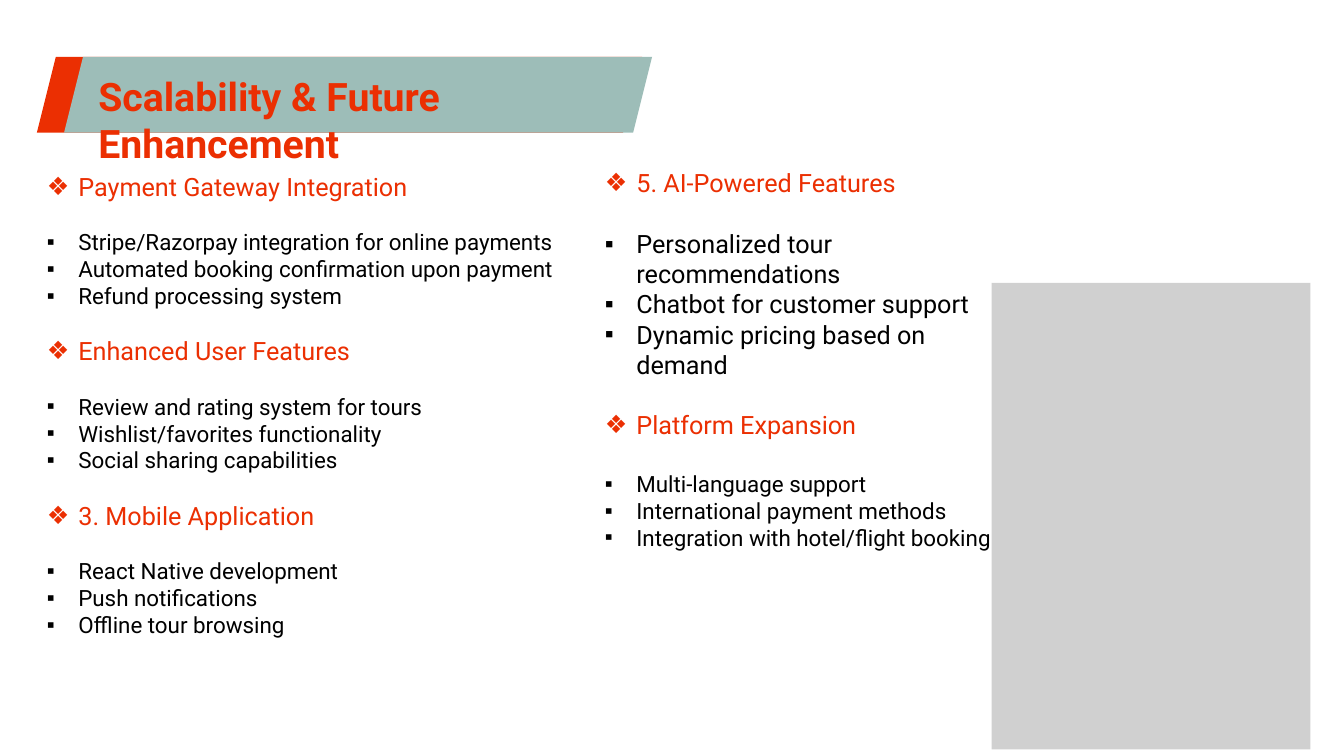
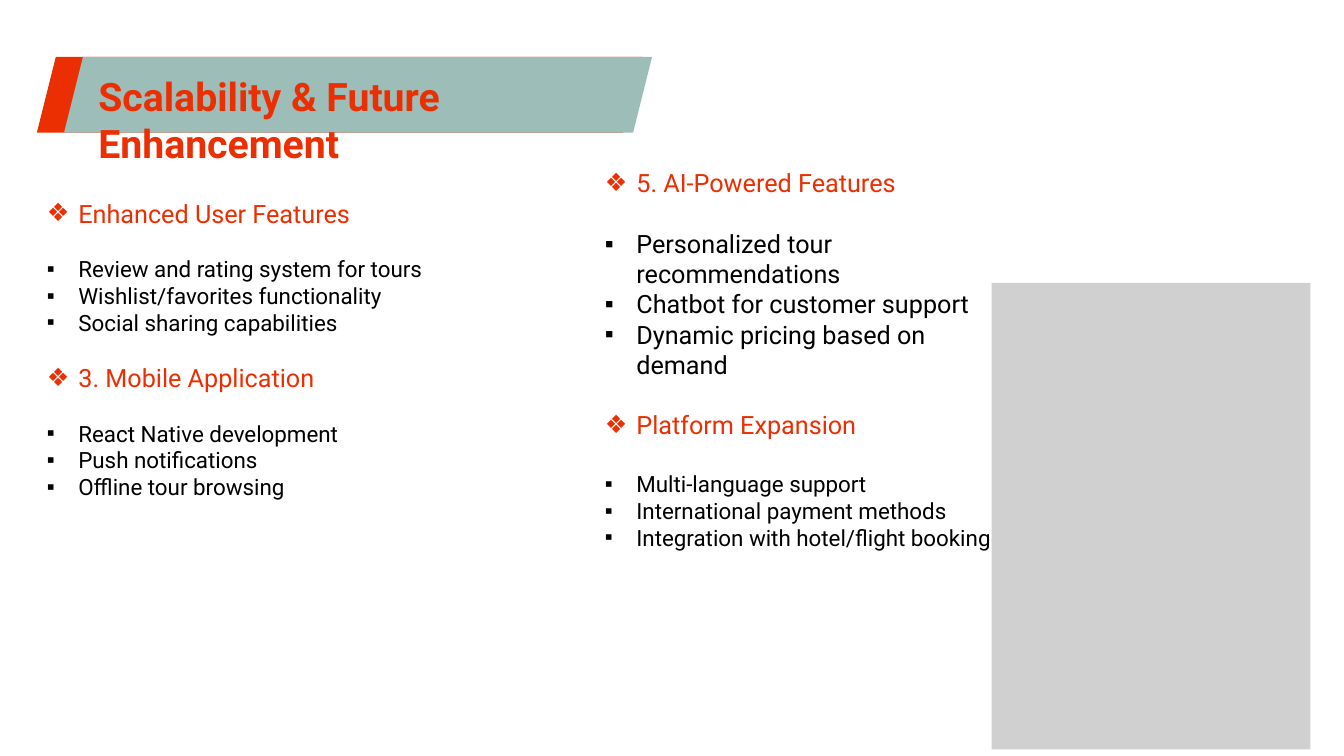
Before and after one commit to Mehuull/GlobeTrails-Tour-Travel-, a slide deck: slide 16 of report/GlobeTrails.pptx. Drawn at 1344x756 pixels with LibreOffice and Linux fonts; fonts in the diff are those of the drawing; grey boxes stand for pictures. Boxes give left, top, right and bottom in pixels: in the first picture for what was removed or moved away, otherwise in the second. Text is boxed around its words. In the diff, an @@ line names an element or a change of style, - is before the commit and + after.

```diff
--- a/report/GlobeTrails.pptx
+++ b/report/GlobeTrails.pptx
@@ text at (78, 178, 552, 309): paragraphs removed @@
-❖ Payment Gateway Integration
-▪ Stripe/Razorpay integration for online payments
-▪ Automated booking confirmation upon payment
-▪ Refund processing system
```
Also in this commit, not shown: 5 other slides changed, 15 other files.
